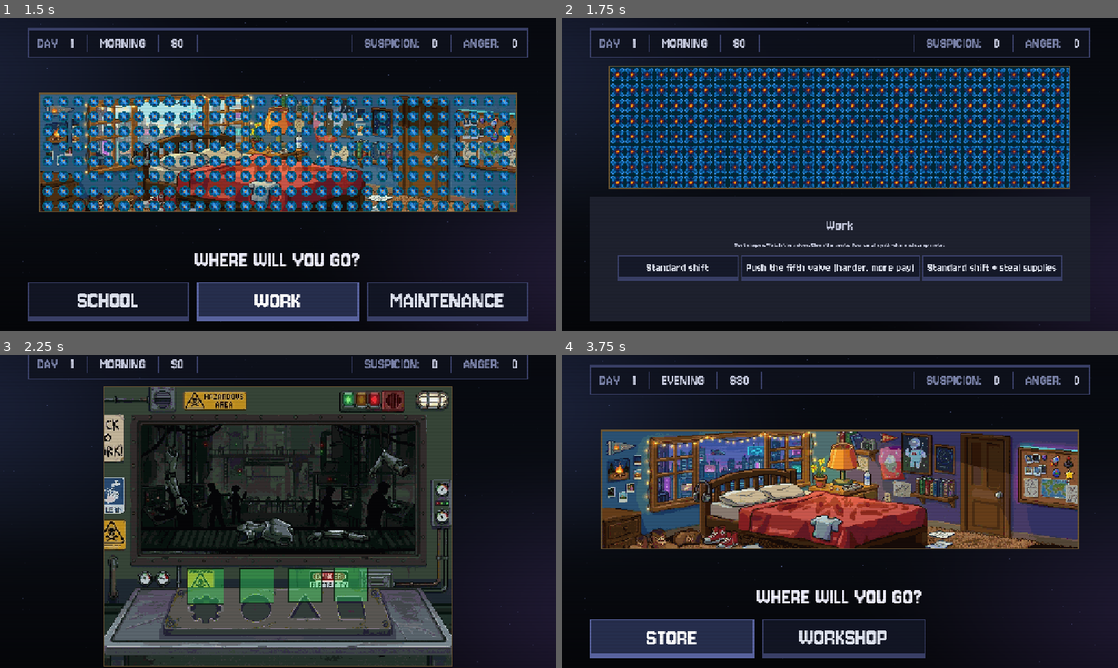
Above: before the commit, frames 1-4 (two rows, left to right).
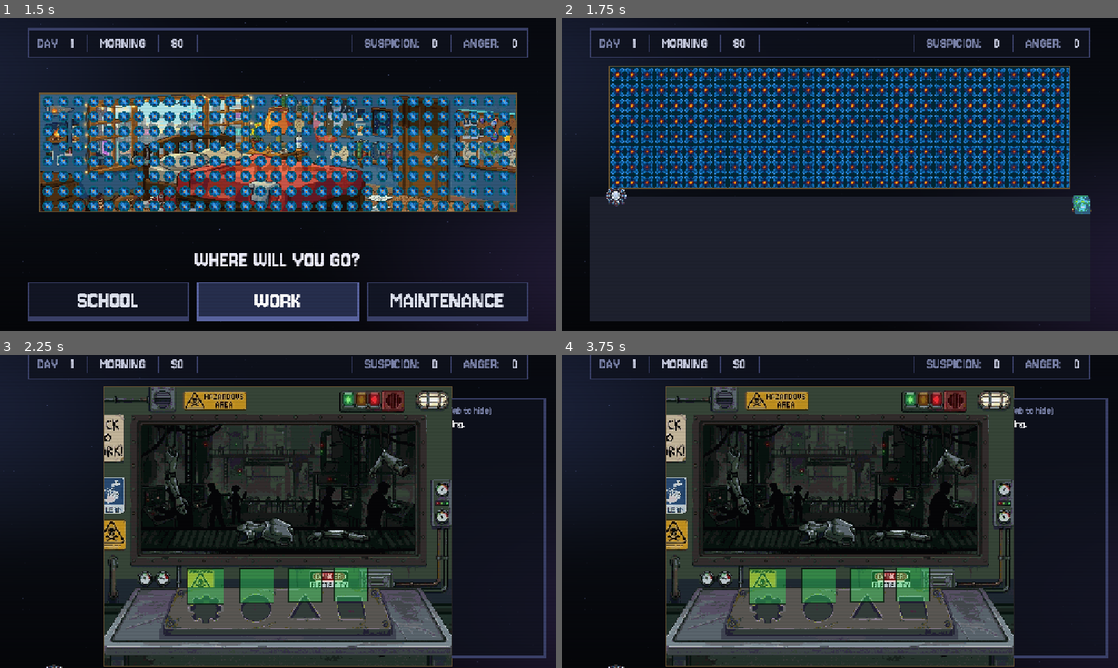
Above: after the commit, the same moments.

Repository: ExterrMatt/RobotStressTest
Game: Godot game, scene res://scenes/Main.tscn
Two runs of this game, one before a commit and one after it. Both use one fixed random seed, a clock stepped at 60 frames per second and the inputs below.
Inputs (mouse positions are in pixels of both pictures, inside the frame that each line leads up to):
- Up to frame 1 (1.5 s): click "SCHOOL" at 0.5 s; click "WORK" at 1.25 s
- Up to frame 2 (1.75 s): no input
- Up to frame 3 (2.25 s): tap Enter at 2 s; move the mouse to (400, 495) at 2.02 s; tap Tab at 2.1 s; click (400, 495) at 2.17 s
- Up to frame 4 (3.75 s): tap Space at 2.75 s; drag from (728, 527) to (812, 574) at 2.77 s; click (673, 636) at 3.5 s, where only the run before the commit has a clickable "STORE"

Frame 1 is identical in both runs. In frame 2, 2.8% of the frame differs, in the area x 7-96%, y 54-84%; in frame 3, 0.9%; in frame 4, 63%, in the area x 5-99%, y 0-100%.

Commit message:
work part 10
this ai is really fucking this up. Fixing non-issues, causing more problems.

Diff:
--- a/scenes/locations/DropSlot.gd
+++ b/scenes/locations/DropSlot.gd
@@ -1,36 +1,22 @@
 extends Control
 class_name DropSlot
-## A hitbox on the work panel where one specific item type can be dropped.
-##
-## Place four of these in WorkInventory.tscn (one per panel cutout: gear,
-## arc, tri, tess). Their position and size define the hit rectangle.
-##
-## Tuning hitboxes in the editor:
-## - In the editor's 2D view, drag the DropSlot's handles to size it to the
-##   cutout shape. Anchors should be top-left preset so absolute positioning
-##   is straightforward; use offset_left/top/right/bottom for placement.
-## - Toggle Debug > Visible Collision Shapes ON, OR set the DropSlot's
-##   `debug_draw` boolean below to see a tinted outline at runtime.
-## - The accept rect is the Control's full rect — no separate shape node
-##   needed because the slots are axis-aligned rectangles.
 
-## Which item this slot accepts. Must match a DraggableItem.item_id.
-## One of: "gear", "arc", "tri", "tess".
 @export var accepts_item_id: StringName = &""
-
-## When true, draws a tinted outline at runtime so you can see the hitbox
-## without leaving the game. Toggle off for shipping.
 @export var debug_draw: bool = false
 
-## The item currently locked into this slot (null if empty).
+## Optional. A node (typically a TextureRect showing filled-state art)
+## that becomes visible when this slot is filled, and is hidden again when
+## it's cleared. Drag the matching panel sprite (e.g. GearPanel) here in
+## the editor.
+@export var revealed_sprite: CanvasItem
+
 var filled_by: DraggableItem = null
 
 
 func _ready() -> void:
-	# Slots themselves don't intercept clicks — items being dragged sit
-	# above them and the drag system handles drop targeting via geometry,
-	# not via mouse events on the slot.
 	mouse_filter = Control.MOUSE_FILTER_IGNORE
+	if revealed_sprite:
+		revealed_sprite.visible = false
 
 
 func _draw() -> void:
@@ -41,8 +27,6 @@
 	draw_rect(Rect2(Vector2.ZERO, size), Color(0, 0, 0, 0.7), false, 2.0)
 
 
-## Returns true if this slot accepts `item` AND the item's center lies
-## inside our global rect.
 func is_valid_drop(item: DraggableItem) -> bool:
 	if filled_by != null:
 		return false
@@ -52,14 +36,19 @@
 	return get_global_rect().has_point(item_center)
 
 
-## Lock `item` into this slot. Called by WorkInventory once a valid drop
-## is confirmed.
 func fill_with(item: DraggableItem) -> void:
 	filled_by = item
 	item.place_in(self)
+	item.visible = false
+	if revealed_sprite:
+		revealed_sprite.visible = true
 	queue_redraw()
 
 
 func clear() -> void:
+	if filled_by:
+		filled_by.visible = true
+	if revealed_sprite:
+		revealed_sprite.visible = false
 	filled_by = null
 	queue_redraw()
--- a/scenes/locations/Work.gd
+++ b/scenes/locations/Work.gd
@@ -38,8 +38,9 @@
 
 
 func _ready() -> void:
-	title_label.text = title_text
-	blurb_label.text = blurb_text
+	title_label.visible = false
+	blurb_label.visible = false
+	button_container.visible = false
 
 	# Build one button per outcome (same pattern as StubLocation).
 	for child in button_container.get_children():
--- a/scenes/locations/Work.tscn
+++ b/scenes/locations/Work.tscn
@@ -9,8 +9,12 @@
 [ext_resource type="Texture2D" uid="uid://ba7h5xerc1wbg" path="res://assets/textures/icons/tri_panel_1.png" id="7_gq28n"]
 [ext_resource type="Texture2D" uid="uid://cmq33204e2x1b" path="res://assets/textures/icons/tess_panel_1.png" id="8_s4uie"]
 [ext_resource type="Script" uid="uid://1a7lwki0cg0i" path="res://scenes/locations/DropSlot.gd" id="9_toxbf"]
+[ext_resource type="Texture2D" uid="uid://ctsx2t07jy36k" path="res://assets/textures/icons/gear.png" id="10_gsaal"]
 [ext_resource type="Script" uid="uid://b283qqu0wyy6e" path="res://scenes/locations/DraggableItem.gd" id="10_tfavq"]
 [ext_resource type="Script" uid="uid://dubeqvg4d682w" path="res://scenes/locations/WorkInventory.gd" id="11_apd3f"]
+[ext_resource type="Texture2D" uid="uid://cqlptxbcsowjf" path="res://assets/textures/icons/arc.png" id="12_th0ms"]
+[ext_resource type="Texture2D" uid="uid://cp2p7ceclacbs" path="res://assets/textures/icons/tri.png" id="13_c0cbb"]
+[ext_resource type="Texture2D" uid="uid://6d1kddnknsbv" path="res://assets/textures/icons/tesseract.png" id="14_u5tty"]
 
 [node name="Work" type="Control" unique_id=695973071]
 layout_mode = 3
@@ -321,12 +325,11 @@
 [node name="LeftColumn" type="Control" parent="." unique_id=840477977]
 custom_minimum_size = Vector2(120, 0)
 layout_mode = 1
-anchors_preset = 9
-anchor_bottom = 1.0
-grow_vertical = 2
+anchors_preset = 0
+offset_right = 120.0
 pivot_offset = Vector2(16, 16)
 
-[node name="GearSlot" type="Control" parent="LeftColumn" unique_id=369065856]
+[node name="GearSlot" type="TextureRect" parent="LeftColumn" unique_id=623958392]
 layout_mode = 1
 anchors_preset = 8
 anchor_left = 0.5
@@ -340,10 +343,11 @@
 grow_horizontal = 2
 grow_vertical = 2
 pivot_offset = Vector2(0, -23)
+texture = ExtResource("10_gsaal")
 script = ExtResource("10_tfavq")
-item_id = &"\"gear\""
-
-[node name="ArcSlot" type="Control" parent="LeftColumn" unique_id=1898545378]
+item_id = &"gear"
+
+[node name="ArcSlot" type="TextureRect" parent="LeftColumn" unique_id=272446446]
 layout_mode = 1
 anchors_preset = 8
 anchor_left = 0.5
@@ -357,24 +361,21 @@
 grow_horizontal = 2
 grow_vertical = 2
 pivot_offset = Vector2(0, 32)
+texture = ExtResource("12_th0ms")
 script = ExtResource("10_tfavq")
-item_id = &"\"arc\""
+item_id = &"arc"
 
 [node name="RightColumn" type="Control" parent="." unique_id=582909604]
 layout_mode = 1
-anchors_preset = 6
+anchors_preset = 1
 anchor_left = 1.0
-anchor_top = 0.5
-anchor_right = 1.0
-anchor_bottom = 0.5
+anchor_right = 1.0
 offset_left = -40.0
-offset_top = -20.0
-offset_bottom = 20.0
+offset_bottom = 40.0
 grow_horizontal = 0
-grow_vertical = 2
 pivot_offset = Vector2(-16, 0)
 
-[node name="TriSlot" type="Control" parent="RightColumn" unique_id=1520507785]
+[node name="TriSlot" type="TextureRect" parent="RightColumn" unique_id=1468137316]
 layout_mode = 1
 anchors_preset = 8
 anchor_left = 0.5
@@ -388,10 +389,11 @@
 grow_horizontal = 2
 grow_vertical = 2
 pivot_offset = Vector2(0, 32)
+texture = ExtResource("13_c0cbb")
 script = ExtResource("10_tfavq")
-item_id = &"\"tri\""
-
-[node name="TessSlot" type="Control" parent="RightColumn" unique_id=1822234154]
+item_id = &"tri"
+
+[node name="TessSlot" type="TextureRect" parent="RightColumn" unique_id=493770346]
 layout_mode = 1
 anchors_preset = 8
 anchor_left = 0.5
@@ -405,8 +407,9 @@
 grow_horizontal = 2
 grow_vertical = 2
 pivot_offset = Vector2(0, -32)
+texture = ExtResource("14_u5tty")
 script = ExtResource("10_tfavq")
-item_id = &"\"tess\""
+item_id = &"tess"
 
 [node name="WorkInventory" type="Control" parent="." unique_id=16054207]
 layout_mode = 1
